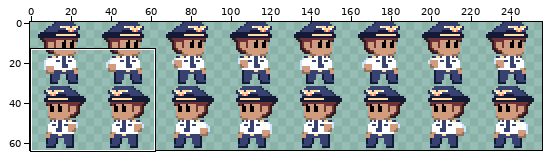
Sprite sheet: bin/player/attack.png. Above: a wide view before the commit, with the close-up outlined.
Close-up. Before the commit:
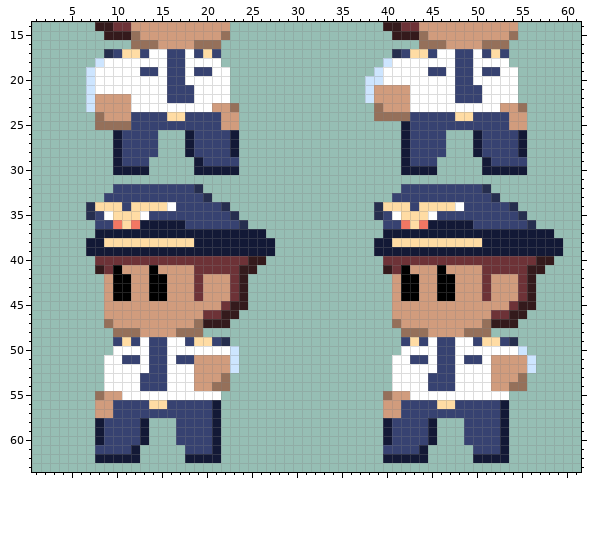
The file is 256x64 pixels. Shown: x 1..61, y 14..63. The commit also changed other parts of the picture, which this record leaves out.
Now the later version:
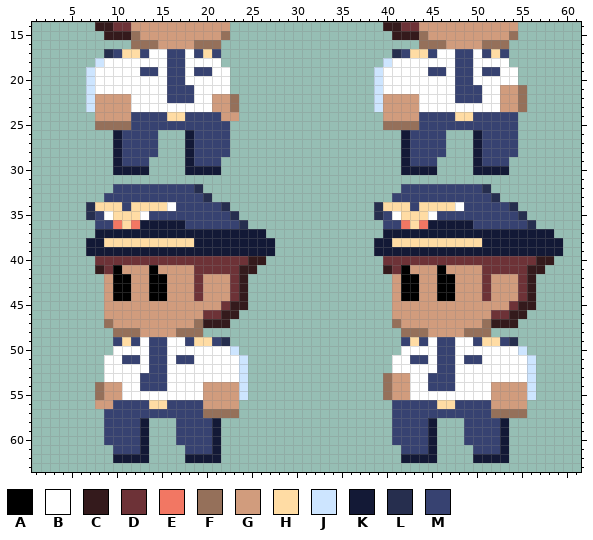
Palette (. is transparent): A #000000  B #ffffff  C #341a1c  D #6d3237  E #f27763  F #95705a  G #d19c7d  H #ffdca4  J #cde5ff  K #131936  L #262e4e  M #374271
Diff:
Colour B is added in row 53 at x 23.
Colour B replaces colour F in row 53 at x 22 and 55.
Colour B replaces colour G in row 21 at x 40 to 42; in rows 51 to 52 at x 19 to 22 and 52 to 55; in row 53 at x 19 to 21 and 52 to 54; in row 54 at x 19.
Colour B replaces colour J in rows 51 to 52 at x 23.
Colour F is added in row 21 at x 55; in row 22 at x 23 and 55; in row 25 at x 40 to 41; in row 53 at x 40; in row 54 at x 8 and 40; in row 57 at x 22 to 23 and 54 to 55.
Colour F replaces colour K in row 25 at x 42; in row 57 at x 21 and 53.
Colour F replaces colour M in row 25 at x 43; in row 57 at x 20 and 52.
Colour G is added in row 54 at x 23; in rows 55 to 56 at x 22 to 23 and 54 to 55.
Colour G replaces colour B in row 21 at x 53 to 54; in row 22 at x 21 to 22, 43 and 53 to 54; in row 23 at x 43; in row 53 at x 41 to 42; in row 54 at x 9 to 10 and 41 to 42; in row 55 at x 20 to 21 and 52 to 53.
Colour G replaces colour F in row 24 at x 8 and 40 to 42; in row 54 at x 21 to 22 and 54 to 55.
Colour G replaces colour K in row 56 at x 21 and 53.
Colour G replaces colour M in row 24 at x 43; in row 56 at x 20 and 52.
Colour J is added in rows 51 to 52 at x 24; in rows 53 to 55 at x 24 and 56.
Colour J replaces colour F in row 23 at x 39.
Colour J replaces colour G in rows 21 to 22 at x 39.
Colour K is added in rows 29 to 30 at x 18 and 50; in rows 61 to 62 at x 13 and 45.
Colour M replaces colour G in row 24 at x 54; in row 25 at x 22 and 54; in row 56 at x 41; in row 57 at x 9 and 41.
Colour M replaces colour K in row 29 at x 19 and 51; in row 61 at x 12 and 44.
The edit erases colour F in row 24 at x 39.
The edit erases colour G in row 24 at x 55; in row 25 at x 23 and 55; in row 56 at x 40; in row 57 at x 8 and 40.
The edit erases colour J in rows 20 to 22 at x 38.
The edit erases colour K in rows 26 to 28 at x 23 and 55; in row 30 at x 22 to 23 and 54 to 55; in rows 58 to 60 at x 8 and 40; in row 62 at x 8 to 9 and 40 to 41.
The edit erases colour M in row 29 at x 22 to 23 and 54 to 55; in row 61 at x 8 to 9 and 40 to 41.
Changed places in both close-ups, as pixel boxes (x1, y1, x2, y2):
changed: (365, 76, 419, 130)
changed: (473, 85, 527, 175)
changed: (185, 94, 239, 175)
changed: (95, 112, 104, 121)
changed: (194, 355, 248, 418)
changed: (491, 355, 536, 418)
changed: (383, 373, 437, 463)
changed: (95, 382, 149, 463)
